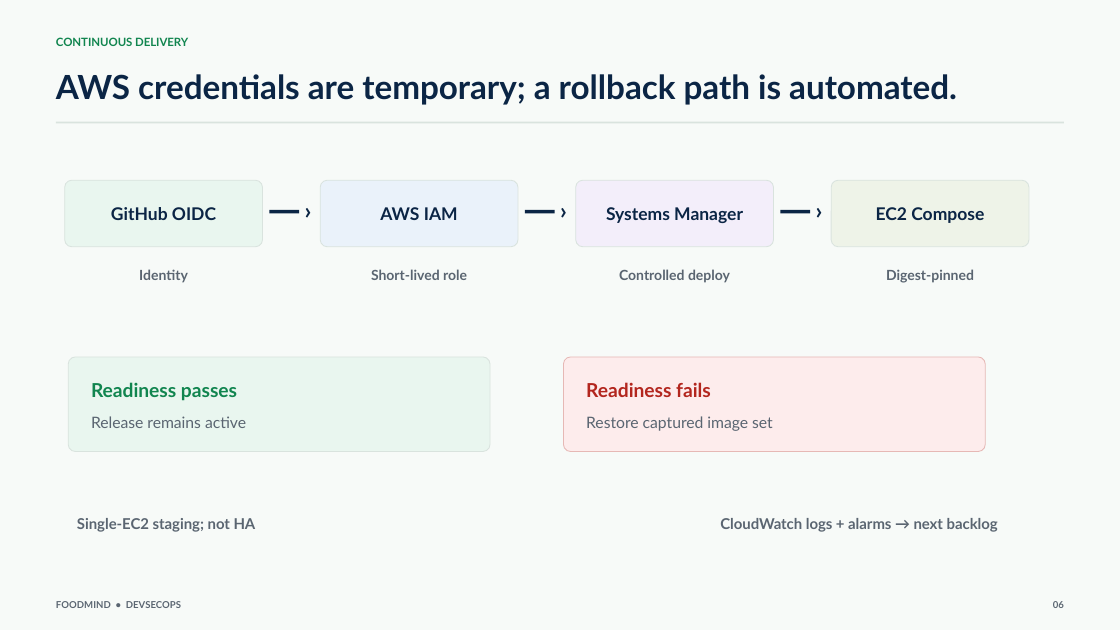
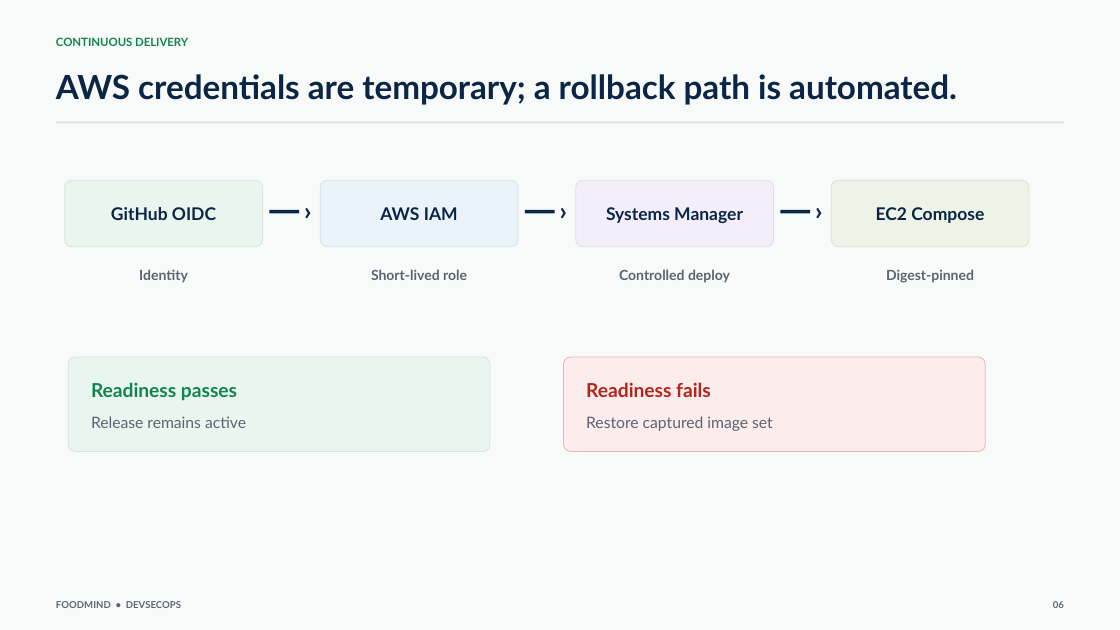
Before and after one commit to foodmind-team/foodmind-docs, a slide deck: slide 6 of presentation/slides/FoodMind-DevSecOps-Presentation-v4.pptx. Drawn at 1120x630 pixels with LibreOffice and Linux fonts; fonts in the diff are those of the drawing. Boxes give left, top, right and bottom in pixels: in the first picture for what was removed or moved away, otherwise in the second. Text is boxed around its words. In the diff, an @@ line names an element or a change of style, - is before the commit and + after.

```diff
--- a/presentation/slides/FoodMind-DevSecOps-Presentation-v4.pptx
+++ b/presentation/slides/FoodMind-DevSecOps-Presentation-v4.pptx
@@ text removed at box(77, 518, 256, 532) @@
-Single-EC2 staging; not HA
@@ text removed at box(720, 518, 998, 532) @@
-CloudWatch logs + alarms → next backlog
```
Also in this commit, not shown: 6 other slides changed, 3 slides removed.
